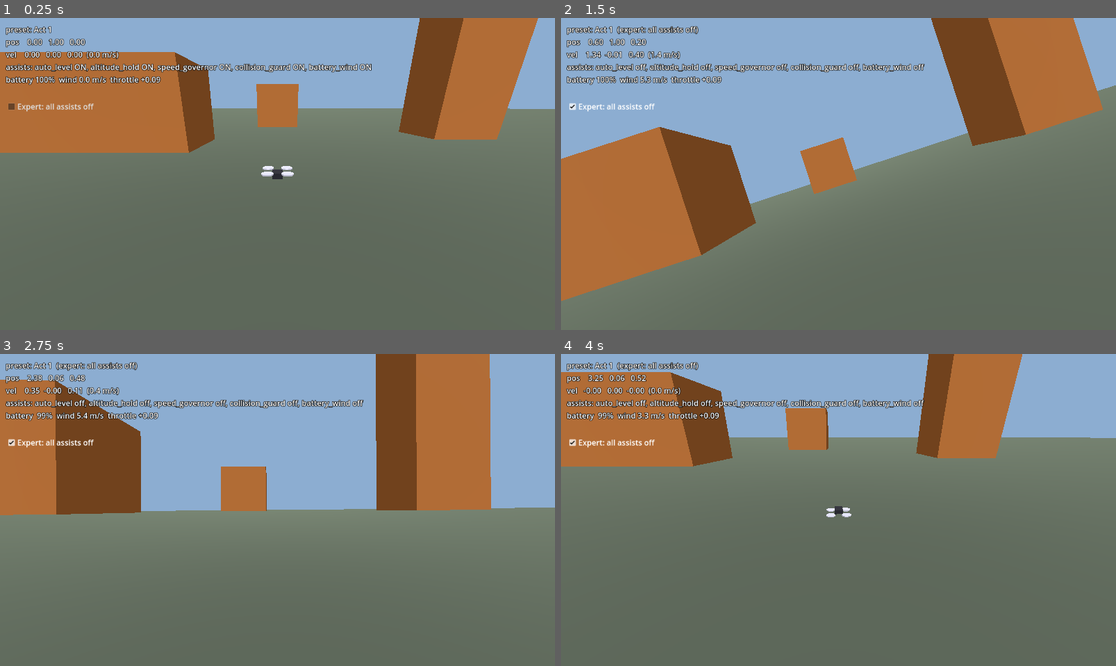
Above: before the commit, frames 1-4 (two rows, left to right).
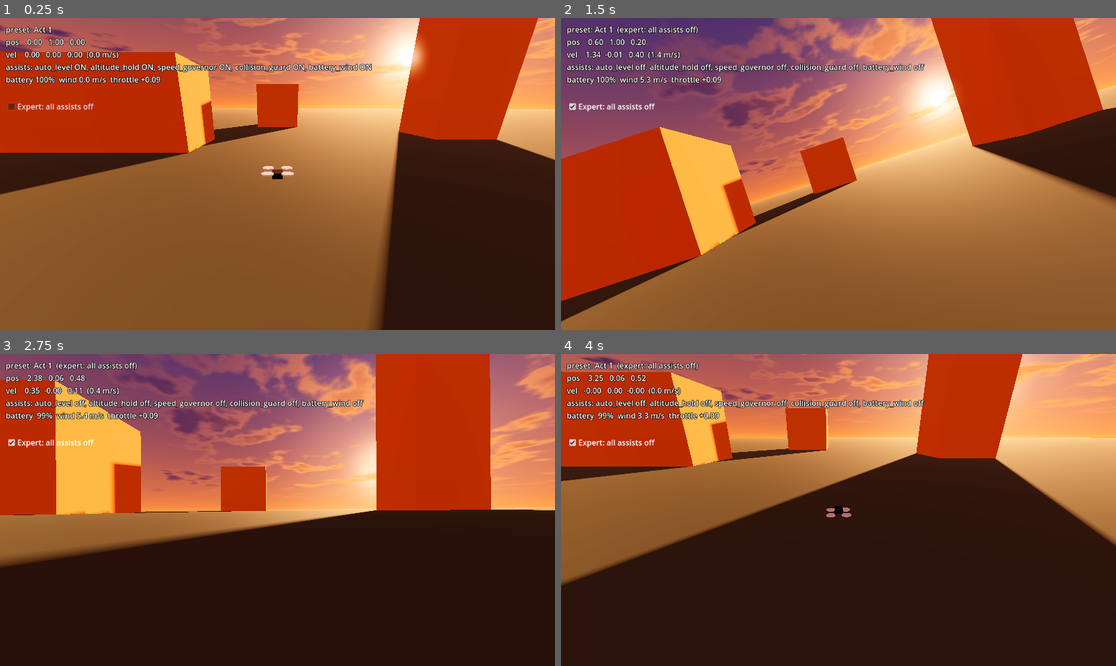
Above: after the commit, the same moments.

Repository: avdrav1/drone-sports
Game: Godot game, scene res://scenes/debug_flight.tscn
Same seed, same stepped clock (60 frames per second), same inputs: the game is played once before the commit and once after it.
Inputs (mouse positions are in pixels of both pictures, inside the frame that each line leads up to):
- Up to frame 1 (0.25 s): no input
- Up to frame 2 (1.5 s): click "Expert: all assists off" at 0.5 s; tap Enter (ui_accept) at 1.25 s; move the mouse to (960, 158) at 1.27 s; hold Right (roll_right) from 1.28 s (still down); hold C (cycle_camera) from 1.28 s (still down); click (960, 158) at 1.42 s
- Up to frame 3 (2.75 s): tap Enter (ui_accept) at 1.52 s; release Right (roll_right) at 2 s; release C (cycle_camera) at 2 s; drag from (166, 525) to (249, 572) at 2.02 s
- Up to frame 4 (4 s): move the mouse to (894, 441) at 2.77 s; hold Right (roll_right) 2.78-3.5 s; hold C (cycle_camera) 2.78-3.5 s; drag from (810, 572) to (672, 463) at 3.52 s

The runs differ from the first frame. In frame 1, 98% of the frame differs, in the area x 0-100%, y 0-100%; in frame 2, 98%; in frame 3, 98%; in frame 4, 98%.

Commit message:
Story 9.1: Golden-hour sky and light
Adds Epic 9 (visual baseline) to the backlog, before Epic 3.

Co-Authored-By: Claude Opus 5.5 <noreply@anthropic.com>

Diff:
--- /dev/null
+++ b/data/world/golden_hour.tres
@@ -0,0 +1,59 @@
+[gd_resource type="Environment" load_steps=5 format=3]
+
+[ext_resource type="Shader" path="res://scenes/world/golden_sky.gdshader" id="1_sky"]
+
+[sub_resource type="FastNoiseLite" id="cloud_fbm"]
+noise_type = 3
+seed = 7
+frequency = 0.012
+fractal_octaves = 5
+fractal_gain = 0.55
+
+[sub_resource type="NoiseTexture2D" id="cloud_tex"]
+width = 512
+height = 512
+seamless = true
+noise = SubResource("cloud_fbm")
+
+[sub_resource type="ShaderMaterial" id="sky_mat"]
+shader = ExtResource("1_sky")
+shader_parameter/zenith_color = Color(0.2, 0.2, 0.42, 1)
+shader_parameter/horizon_color = Color(1, 0.5, 0.22, 1)
+shader_parameter/horizon_sharpness = 2.5
+shader_parameter/cloud_coverage = 0.5
+shader_parameter/cloud_shadow = Color(0.32, 0.22, 0.34, 1)
+shader_parameter/cloud_lit = Color(1, 0.6, 0.32, 1)
+shader_parameter/cloud_noise = SubResource("cloud_tex")
+
+[sub_resource type="Sky" id="sky"]
+sky_material = SubResource("sky_mat")
+
+[resource]
+background_mode = 2
+sky = SubResource("sky")
+ambient_light_source = 3
+ambient_light_color = Color(0.85, 0.6, 0.5, 1)
+ambient_light_sky_contribution = 0.6
+ambient_light_energy = 1.4
+reflected_light_source = 2
+tonemap_mode = 3
+tonemap_exposure = 1.05
+tonemap_white = 8.0
+ssao_enabled = true
+ssao_intensity = 1.5
+glow_enabled = true
+glow_intensity = 0.45
+glow_strength = 1.1
+glow_bloom = 0.02
+glow_blend_mode = 1
+glow_hdr_threshold = 1.2
+fog_enabled = true
+fog_light_color = Color(0.86, 0.55, 0.38, 1)
+fog_light_energy = 1.0
+fog_sun_scatter = 0.6
+fog_density = 0.002
+fog_aerial_perspective = 0.4
+fog_sky_affect = 0.05
+adjustment_enabled = true
+adjustment_contrast = 1.08
+adjustment_saturation = 1.12
--- a/scenes/debug_flight.tscn
+++ b/scenes/debug_flight.tscn
@@ -12,6 +12,7 @@
 [ext_resource type="Resource" path="res://data/assists/act4.tres" id="10_act4"]
 [ext_resource type="Resource" path="res://data/assists/act5.tres" id="11_act5"]
 [ext_resource type="PackedScene" path="res://scenes/camera/camera_rig.tscn" id="12_rig"]
+[ext_resource type="PackedScene" path="res://scenes/world/golden_hour.tscn" id="90_world"]
 
 [sub_resource type="BoxShape3D" id="ground_shape"]
 size = Vector3(400, 1, 400)
@@ -33,21 +34,11 @@
 material = SubResource("box_mat")
 size = Vector3(4, 4, 4)
 
-[sub_resource type="Environment" id="env"]
-background_mode = 1
-background_color = Color(0.55, 0.68, 0.82, 1)
-ambient_light_source = 2
-ambient_light_color = Color(0.6, 0.6, 0.65, 1)
-
 [node name="DebugFlight" type="Node3D"]
 script = ExtResource("1_root")
 presets = Array[Resource]([ExtResource("7_act1"), ExtResource("8_act2"), ExtResource("9_act3"), ExtResource("10_act4"), ExtResource("11_act5")])
 
-[node name="WorldEnvironment" type="WorldEnvironment" parent="."]
-environment = SubResource("env")
-
-[node name="Sun" type="DirectionalLight3D" parent="."]
-transform = Transform3D(1, 0, 0, 0, 0.5, 0.866025, 0, -0.866025, 0.5, 0, 20, 0)
+[node name="GoldenHour" parent="." instance=ExtResource("90_world")]
 
 [node name="Ground" type="StaticBody3D" parent="."]
 transform = Transform3D(1, 0, 0, 0, 1, 0, 0, 0, 1, 0, -0.5, 0)
--- a/scenes/jobs/sample_delivery.tscn
+++ b/scenes/jobs/sample_delivery.tscn
@@ -9,12 +9,7 @@
 [ext_resource type="Script" path="res://scripts/jobs/objectives/avoid_contact.gd" id="7_avoid"]
 [ext_resource type="Script" path="res://scripts/jobs/objectives/finish_under_time.gd" id="8_time"]
 [ext_resource type="Theme" path="res://scenes/ui/theme.tres" id="9_theme"]
-
-[sub_resource type="Environment" id="env"]
-background_mode = 1
-background_color = Color(0.55, 0.68, 0.82, 1)
-ambient_light_source = 2
-ambient_light_color = Color(0.6, 0.6, 0.65, 1)
+[ext_resource type="PackedScene" path="res://scenes/world/golden_hour.tscn" id="90_world"]
 
 [sub_resource type="BoxShape3D" id="ground_shape"]
 size = Vector3(400, 1, 400)
@@ -68,11 +63,7 @@
 
 [node name="SampleDelivery" type="Node3D"]
 
-[node name="WorldEnvironment" type="WorldEnvironment" parent="."]
-environment = SubResource("env")
-
-[node name="Sun" type="DirectionalLight3D" parent="."]
-transform = Transform3D(1, 0, 0, 0, 0.5, 0.866025, 0, -0.866025, 0.5, 0, 20, 0)
+[node name="GoldenHour" parent="." instance=ExtResource("90_world")]
 
 [node name="Ground" type="StaticBody3D" parent="."]
 transform = Transform3D(1, 0, 0, 0, 1, 0, 0, 0, 1, 0, -0.5, 0)
--- /dev/null
+++ b/scenes/world/golden_hour.tscn
@@ -0,0 +1,15 @@
+[gd_scene load_steps=2 format=3]
+
+[ext_resource type="Environment" path="res://data/world/golden_hour.tres" id="1_env"]
+
+[node name="GoldenHour" type="Node3D"]
+
+[node name="WorldEnvironment" type="WorldEnvironment" parent="."]
+environment = ExtResource("1_env")
+
+[node name="Sun" type="DirectionalLight3D" parent="."]
+transform = Transform3D(-0.866025, -0.086824, 0.492404, 0.000000, 0.984808, 0.173648, -0.500000, 0.150384, -0.852869, 0, 50, 0)
+light_color = Color(1, 0.72, 0.45, 1)
+light_energy = 1.6
+shadow_enabled = true
+directional_shadow_max_distance = 250.0
--- /dev/null
+++ b/scenes/world/golden_sky.gdshader
@@ -0,0 +1,46 @@
+shader_type sky;
+// Sunset gradient, sun disk with glare, and a noise cloud layer lit from the sun side.
+// Plain math and one texture so it runs on GL Compatibility too.
+
+uniform vec3 zenith_color : source_color = vec3(0.16, 0.14, 0.3);
+uniform vec3 horizon_color : source_color = vec3(1.0, 0.55, 0.28);
+uniform vec3 ground_color : source_color = vec3(0.35, 0.2, 0.12);
+uniform float horizon_sharpness = 3.0;
+uniform float sun_disk_size = 0.9995;
+uniform float sun_glare = 6.0;
+uniform sampler2D cloud_noise : repeat_enable, filter_linear_mipmap;
+uniform float cloud_scale = 0.18;
+uniform float cloud_coverage : hint_range(0.0, 1.0) = 0.55;
+uniform vec3 cloud_lit : source_color = vec3(1.0, 0.62, 0.38);
+uniform vec3 cloud_shadow : source_color = vec3(0.3, 0.2, 0.32);
+uniform float cloud_drift = 0.004;
+
+void sky() {
+	vec3 dir = EYEDIR;
+	float up = clamp(dir.y, 0.0, 1.0);
+	vec3 col = mix(horizon_color, zenith_color, pow(up, 1.0 / horizon_sharpness));
+	if (dir.y < 0.0) {
+		col = mix(horizon_color, ground_color, clamp(-dir.y * 6.0, 0.0, 1.0));
+	}
+	vec3 sun_dir = LIGHT0_DIRECTION;
+	float sun_dot = max(dot(dir, sun_dir), 0.0);
+	vec3 sun_col = LIGHT0_COLOR * LIGHT0_ENERGY;
+	// Warm glow around the sun, widest near the horizon.
+	col += sun_col * (pow(sun_dot, 12.0) * 0.18 + pow(sun_dot, 180.0) * 0.45);
+	if (dir.y > 0.02) {
+		vec2 uv = dir.xz / (dir.y + 0.08) * cloud_scale + vec2(TIME * cloud_drift, 0.0);
+		float n = texture(cloud_noise, uv).r * 0.65 + texture(cloud_noise, uv * 2.7 + 0.3).r * 0.35;
+		float density = smoothstep(1.0 - cloud_coverage, 1.0 - cloud_coverage + 0.25, n);
+		// Fade clouds out toward the horizon so they melt into the haze.
+		density *= smoothstep(0.02, 0.18, dir.y);
+		// Thick cores stay in shadow; thin edges and the sun side catch the light.
+		float facing = pow(sun_dot, 3.0);
+		float lit = clamp(facing * 0.9 + (1.0 - density) * 0.6, 0.0, 1.0);
+		vec3 cloud = mix(cloud_shadow, cloud_lit * (0.7 + sun_col * 0.3), lit * lit);
+		col = mix(col, cloud, density * 0.92);
+	}
+	if (AT_CUBEMAP_PASS == false) {
+		col += sun_col * smoothstep(sun_disk_size, sun_disk_size + 0.0003, sun_dot) * sun_glare;
+	}
+	COLOR = col;
+}
--- /dev/null
+++ b/tests/test_world_look.gd
@@ -0,0 +1,41 @@
+extends RefCounted
+# Story 9.1: golden-hour sky and light, shared by every flying scene.
+
+const Sim = preload("res://tests/sim.gd")
+const WORLD := "res://scenes/world/golden_hour.tscn"
+const SCENES := ["res://scenes/debug_flight.tscn", "res://scenes/jobs/sample_delivery.tscn"]
+
+func test_scenes_use_the_shared_world() -> bool:
+	for path in SCENES:
+		var scene: Node = load(path).instantiate()
+		var envs := scene.find_children("*", "WorldEnvironment", true, false)
+		var world := scene.get_node_or_null("GoldenHour")
+		var ok := envs.size() == 1 and world != null and world.scene_file_path == WORLD and world.is_ancestor_of(envs[0])
+		scene.free()
+		if not ok:
+			push_warning("%s does not use the shared world" % path)
+			return false
+	return true
+
+func test_sun_is_low_and_casts_shadows() -> bool:
+	var world: Node = load(WORLD).instantiate()
+	var sun: DirectionalLight3D = world.get_node("Sun")
+	# The light shines along -Z; the sun sits along +Z.
+	var elevation := rad_to_deg(asin(sun.transform.basis.z.normalized().y))
+	var ok := elevation > 0.0 and elevation < 20.0 and sun.shadow_enabled
+	world.free()
+	return ok
+
+func test_fog_and_glow_on() -> bool:
+	var world: Node = load(WORLD).instantiate()
+	var env: Environment = world.get_node("WorldEnvironment").environment
+	var ok := env.fog_enabled and env.glow_enabled and env.sky != null
+	world.free()
+	return ok
+
+func test_scenes_load_without_errors() -> bool:
+	for path in SCENES:
+		var scene: Node = Sim.add(load(path).instantiate())
+		await Sim.process_frames(3)
+		scene.free()
+	return true
Not shown, added: scenes/world/golden_sky.gdshader.uid
Not shown, added: tests/test_world_look.gd.uid
Not shown, changed: docs/BACKLOG.md
